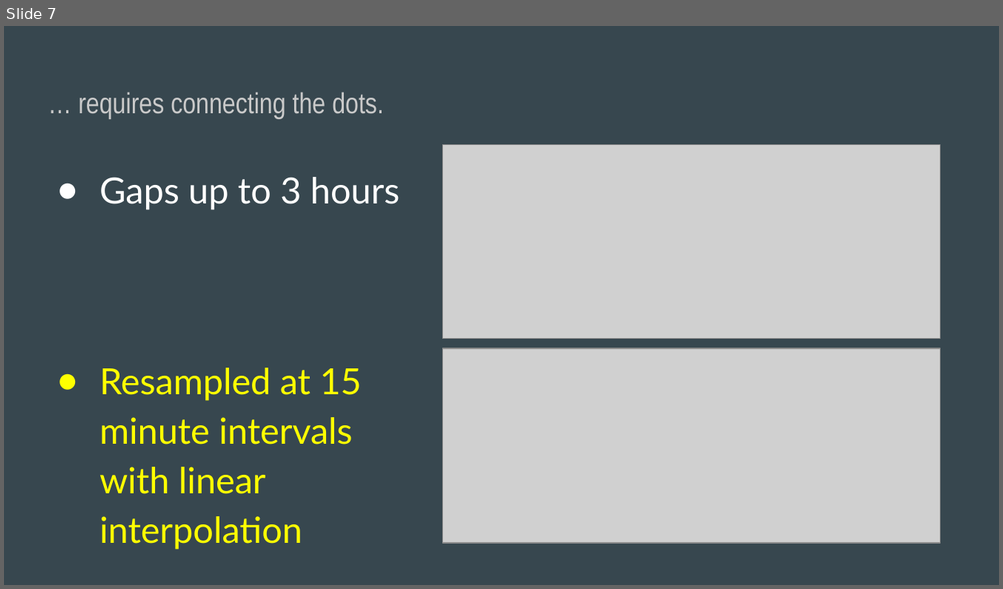
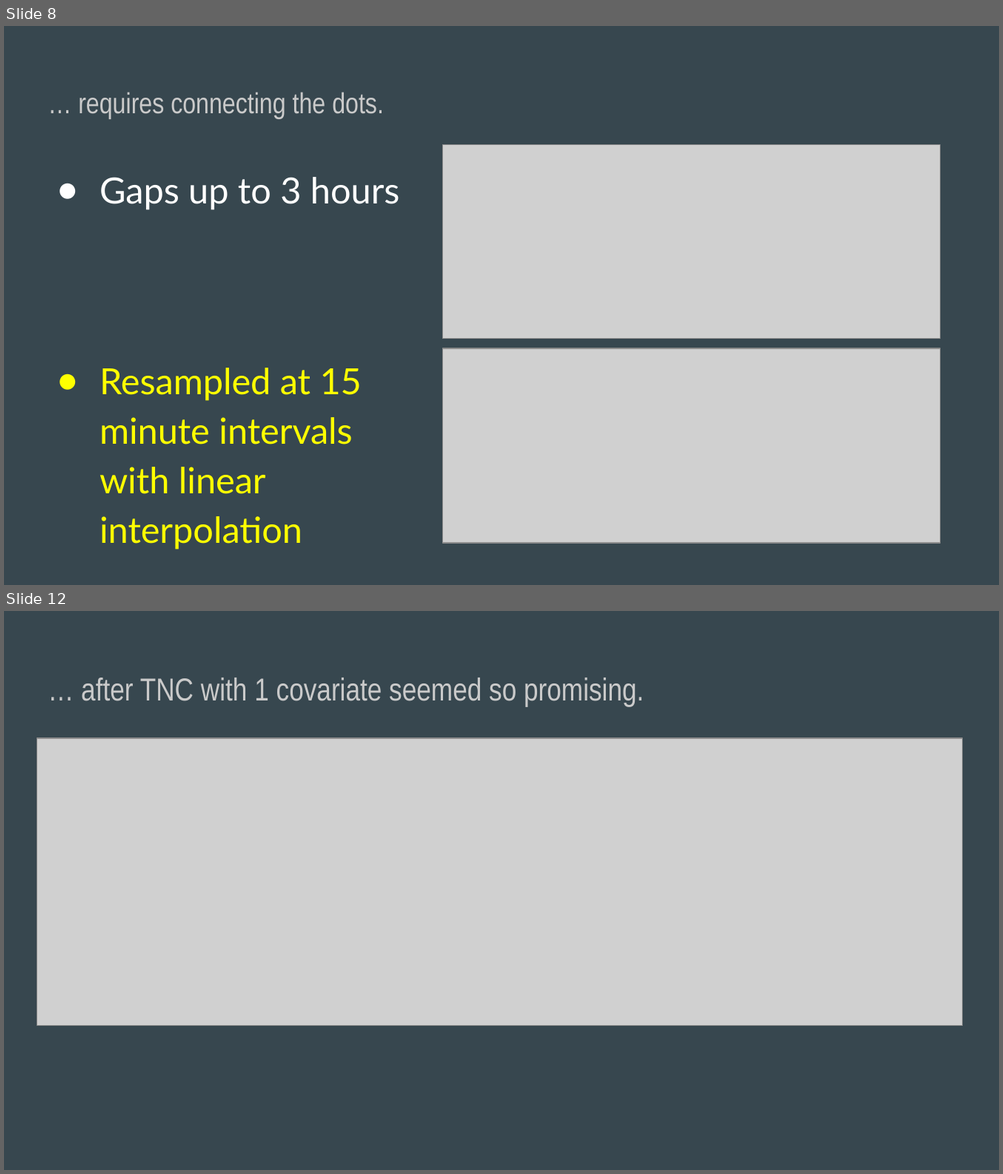
Before and after one commit to inaug22/capstone3, a slide deck: Capstone3Presentation.pptx. Shown one above the other, each under a label of ours: slide 7 before the commit, slides 8 and 12 after it; the slides between them are not shown. The pictures are 1003x589 and 1003x1174 pixels, drawn with LibreOffice and Linux fonts; fonts in the diff are those of the drawing; grey boxes stand for pictures. Boxes give left, top, right and bottom in pixels: in the first picture for what was removed or moved away, otherwise in the second. Text is boxed around its words. In the diff, an @@ line names an element or a change of style, - is before the commit and + after.

Commit message:
presentation changes after m-meeting

```diff
--- a/Capstone3Presentation.pptx
+++ b/Capstone3Presentation.pptx
@@ slide 12 added at [4, 611, 999, 1170], background #37474F @@
@@ title added at [81, 678, 643, 707], 23 pt, text #CACACA @@
+… after TNC with 1 covariate seemed so promising.
@@ picture added at [37, 738, 962, 1025] @@
@@ what was slide 7 is now slide 8 @@
```
Also in this commit, not shown: 9 slides changed, 1 other slide added, 1 slide removed.
